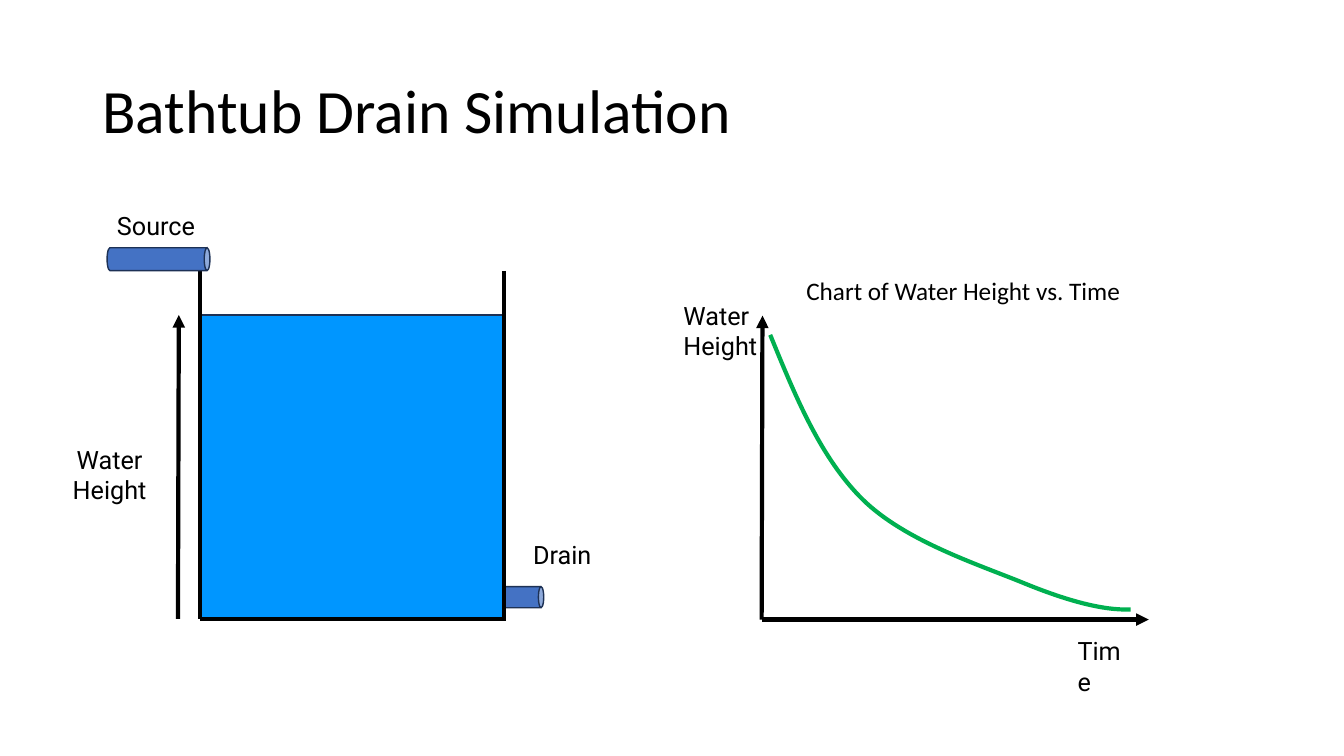
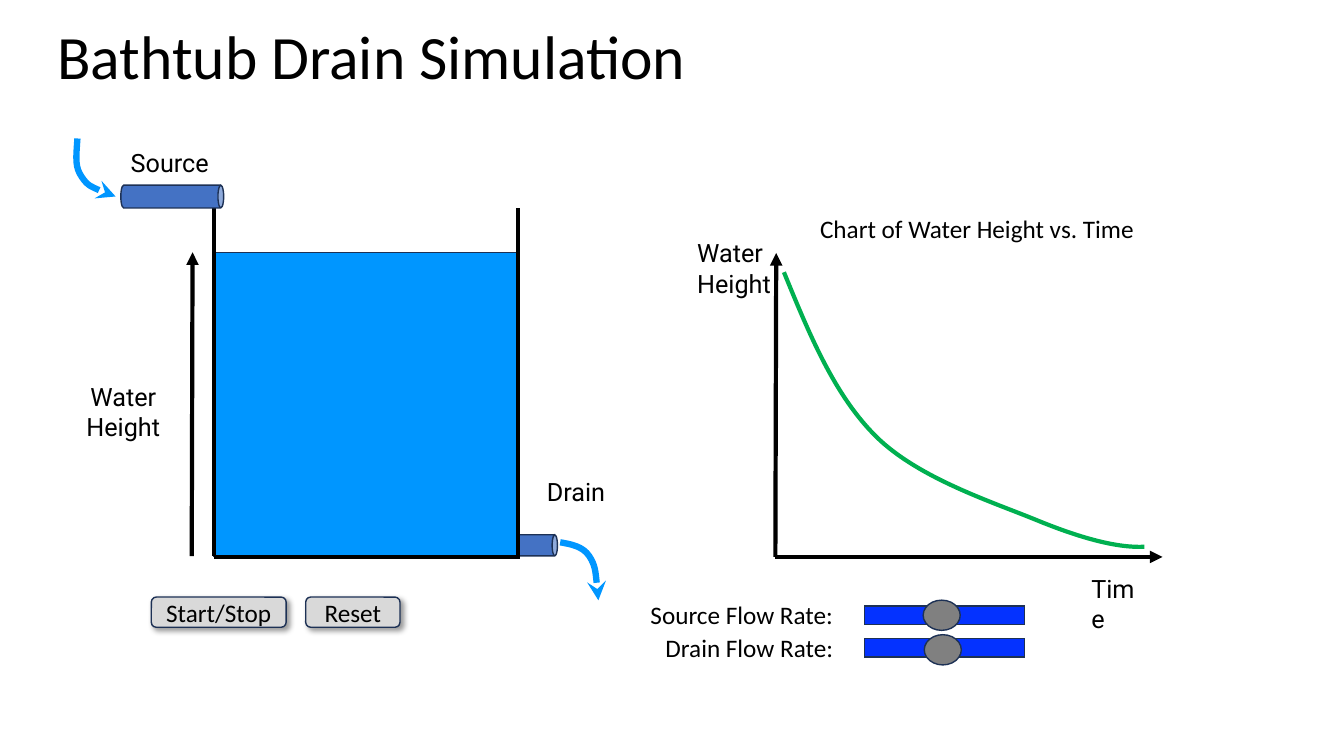
Before and after one commit to dmccreary/microsims, a slide deck: slide 2 of docs/sims/bathtub/Bathtub-Simulation.pptx. Drawn at 1344x756 pixels with LibreOffice and Linux fonts; fonts in the diff are those of the drawing. Boxes give left, top, right and bottom in pixels: in the first picture for what was removed or moved away, otherwise in the second. Text is boxed around its words. In the diff, an @@ line names an element or a change of style, - is before the commit and + after.

```diff
--- a/docs/sims/bathtub/Bathtub-Simulation.pptx
+++ b/docs/sims/bathtub/Bathtub-Simulation.pptx
@@ title "Bathtub Drain Simulation": place and size @@
-title "Bathtub Drain Simulation" at bbox=[102, 90, 730, 134]
+title "Bathtub Drain Simulation" at bbox=[57, 36, 685, 80]
@@ freeform shape added at bbox=[77, 138, 116, 197], outline #0096FF 4.5 pt @@
@@ 4 texts, 3 lines, 1 arrow: place and size @@
-4 texts, 3 lines, 1 arrow at bbox=[201, 271, 1149, 671]
+4 texts, 3 lines, 1 arrow at bbox=[214, 209, 1163, 609]
@@ 2 texts, 2 arrows, 1 rectangle, 1 freeform shape, 1 cylinder: place and size @@
-2 texts, 2 arrows, 1 rectangle, 1 freeform shape, 1 cylinder at bbox=[73, 217, 1131, 620]
+2 texts, 2 arrows, 1 rectangle, 1 freeform shape, 1 cylinder at bbox=[86, 154, 1145, 558]
@@ cylinder: place and size @@
-cylinder at bbox=[465, 586, 544, 607]
+cylinder at bbox=[479, 535, 558, 556]
@@ freeform shape added at bbox=[561, 542, 599, 601], outline #0096FF 4.5 pt @@
@@ rounded rectangle added at bbox=[151, 597, 286, 627], fill #D9D9D9, outline #1E3256 1 pt, 18 pt, text #000000 @@
+Start/Stop
@@ rounded rectangle added at bbox=[306, 597, 400, 627], fill #D9D9D9, outline #1E3256 1 pt, 18 pt, text #000000 @@
+Reset
@@ text added at bbox=[650, 606, 833, 624], 18 pt, text #000000 @@
+Source Flow Rate:
@@ rectangle added at bbox=[865, 606, 1025, 624], fill #0432FF, outline #1E3256 1 pt @@
@@ ellipse added at bbox=[924, 600, 961, 630], fill #808080, outline #1E3256 1 pt @@
@@ text added at bbox=[665, 639, 833, 658], 18 pt, text #000000 @@
+Drain Flow Rate:
@@ rectangle added at bbox=[865, 638, 1025, 656], fill #0432FF, outline #1E3256 1 pt @@
@@ ellipse added at bbox=[925, 635, 962, 665], fill #808080, outline #1E3256 1 pt @@
```
Also in this commit, not shown: 5 slides added, 2 other files.
